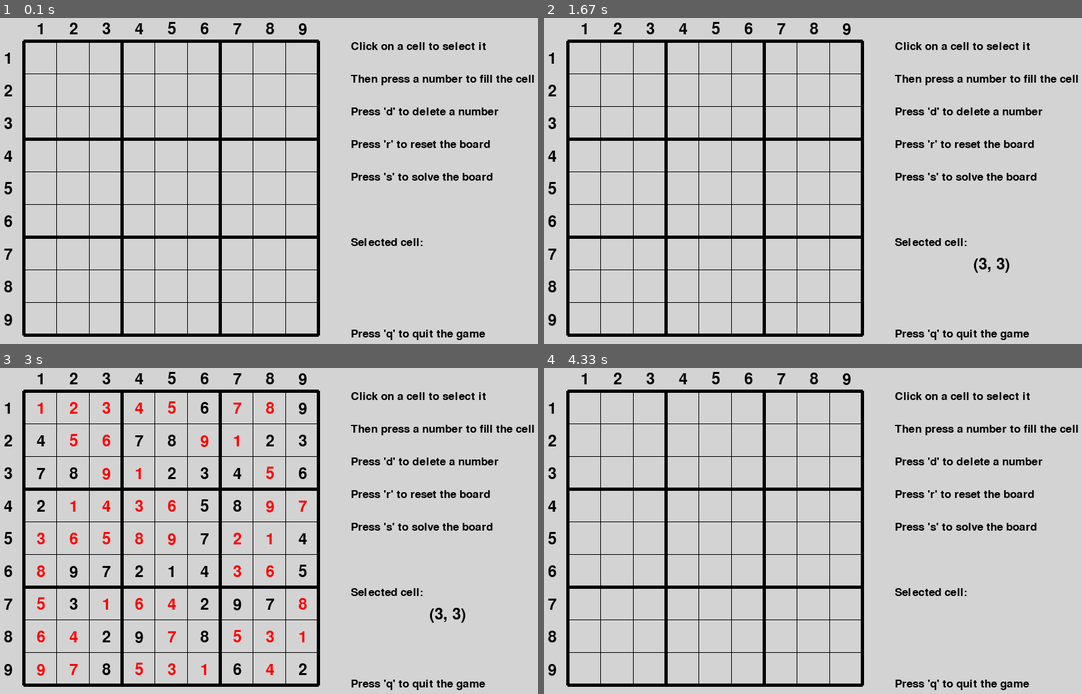
Above: before the commit, frames 1-4 (two rows, left to right).
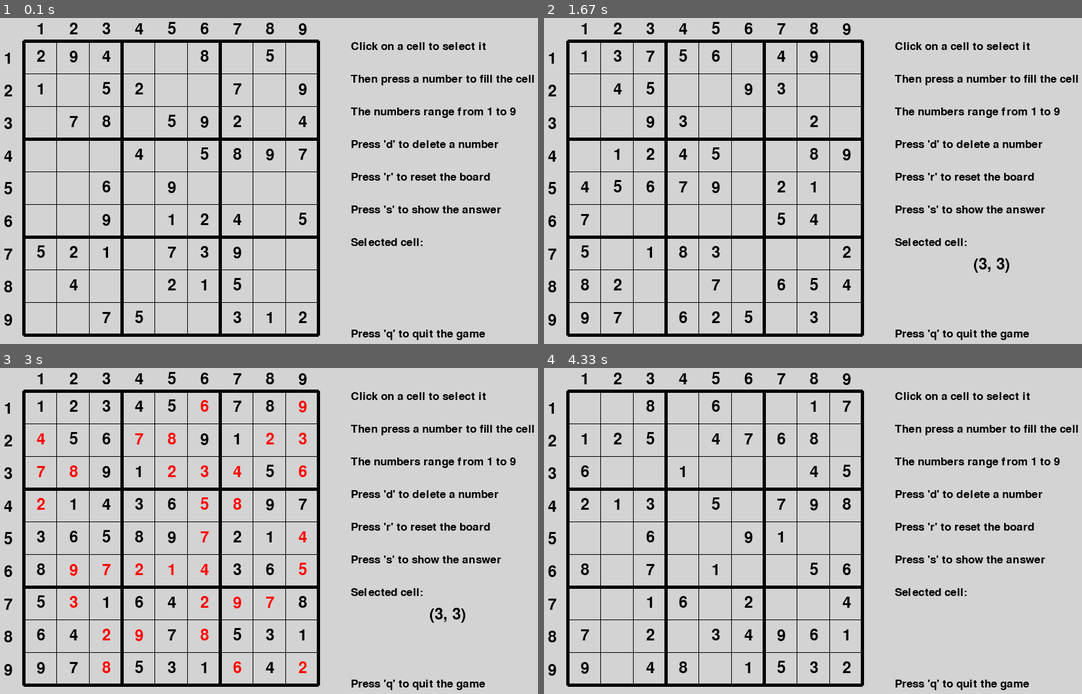
Above: after the commit, the same moments.

Repository: Juhasen/PyGame-Sudoku
Game: pygame game, started from game.py
Two runs of this game, one before a commit and one after it. Both use one fixed random seed, a clock stepped at 60 frames per second and the inputs below.
Inputs (mouse positions are in pixels of both pictures, inside the frame that each line leads up to):
- Up to frame 1 (0.1 s): no input
- Up to frame 2 (1.67 s): tap S at 0.33 s; hold R 0.67-1.13 s; click (640, 132) at 1.22 s
- Up to frame 3 (3 s): tap S at 2.5 s
- Up to frame 4 (4.33 s): hold R 3.83-4.3 s

The runs differ from the first frame. In frame 1, 2.7% of the frame differs, in the area x 6-96%, y 9-94%; in frame 2, 2.8%; in frame 3, 5.1%, in the area x 6-96%, y 9-95%; in frame 4, 2.8%.

Commit message:
TODO: RED AND GREEN

Diff:
--- a/game.py
+++ b/game.py
@@ -1,7 +1,7 @@
 import pygame
 import sys
 
-from render import render_board, render_numbers, generate_numbers, render_description, clear_screen
+from render import draw_board, draw_numbers, generate_numbers, draw_description, clear_screen
 from mouse_action import handle_click
 from validate import solve_sudoku
 
@@ -20,33 +20,38 @@
     running = True
 
     pygame.display.set_caption("Sudoku")
-    img = pygame.image.load("icon.png")
+    img = pygame.image.load('icon.png')
     pygame.display.set_icon(img)
 
     screen.fill((211, 211, 211))
-
-    board = [[0 for i in range(9)] for j in range(9)]
     generated_cells = []
-    render_board(screen)
-    generate_numbers(board, generated_cells)
-    render_description(screen)
+    draw_board(screen)
+    board = generate_numbers(generated_cells)
+    draw_description(screen)
     pos = []
     row, col = 0, 0
 
     while running:
         for event in pygame.event.get():
-            if event.type == pygame.KEYDOWN and event.key == pygame.K_r:
-                board = [[0 for i in range(9)] for j in range(9)]
-                clear_screen(screen)
-                generate_numbers(board, generated_cells)
-                break
+            if event.type == pygame.KEYDOWN:
+                if event.key == pygame.K_r:
+                    clear_screen(screen)
+                    board = generate_numbers(generated_cells)
+                    break
+                elif event.key == pygame.K_s:
+                    for i in range(9):
+                        for j in range(9):
+                            if (i, j) not in generated_cells:
+                                board[i][j] = 0
+                    solve_sudoku(board)
+                    break
             if event.type == pygame.MOUSEBUTTONDOWN:
                 pos = handle_click(screen, board)
                 if pos:
                     row, col = pos
             if event.type == pygame.QUIT or (event.type == pygame.KEYDOWN and event.key == pygame.K_q):
                 running = False
-            elif event.type == pygame.KEYDOWN and pos and pos not in generated_cells:
+            elif event.type == pygame.KEYDOWN and pos and pos in generated_cells:
                 if event.key == pygame.K_1:
                     board[row][col] = 1
                 elif event.key == pygame.K_2:
@@ -67,11 +72,8 @@
                     board[row][col] = 9
                 elif event.key == pygame.K_d:
                     board[row][col] = 0
-                elif event.key == pygame.K_s:
-                    solve_sudoku(board)
 
-        render_numbers(screen, board, generated_cells)
-
+        draw_numbers(screen, board, generated_cells)
         pygame.display.update()
         clock.tick(60)
 
--- a/render.py
+++ b/render.py
@@ -3,7 +3,7 @@
 import random
 
 
-def render_board(screen):
+def draw_board(screen):
     # Draw the grid lines
     for i in range(10):
         if i % 3 == 0:
@@ -21,30 +21,32 @@
         screen.blit(text, (20, 65 + i * 50))
 
 
-def render_numbers(screen, board, generated_cells):
-    # clear cells
+def draw_numbers(screen, board, ungenerated_cells):
     for i in range(9):
         for j in range(9):
             pygame.draw.rect(screen, (211, 211, 211), (55 + j * 50, 55 + i * 50, 40, 40))
     font = pygame.font.Font(None, 36)
-    for i in range(9):
-        for j in range(9):
+
+    black = (0, 0, 0)
+    red = (255, 0, 0)
+    green = (50, 205, 50)
+
+    for i in range(0, 9):
+        for j in range(0, 9):
             correct = validate_number(board, i, j, board[i][j])
-            if board[i][j] != 0 and (i, j) not in generated_cells and not correct:
-                print("Invalid number at", i, j, board[i][j])
-                text = font.render(str(board[i][j]), True, (255, 0, 0))
-                screen.blit(text, (70 + j * 50, 65 + i * 50))
-            elif board[i][j] != 0 and (i, j) not in generated_cells and correct:
-                print("Valid number at", i, j, board[i][j])
-                text = font.render(str(board[i][j]), True, (50, 205, 50))
-                screen.blit(text, (70 + j * 50, 65 + i * 50))
-            elif board[i][j] != 0 and (i, j) in generated_cells:
-                text = font.render(str(board[i][j]), True, (0, 0, 0))
-                screen.blit(text, (70 + j * 50, 65 + i * 50))
+            if (i, j) not in ungenerated_cells:  # if the cell is generated, draw black number
+                text = font.render(str(board[i][j]), True, black)
+                screen.blit(text, (70 + j * 50, 62 + i * 50))
+            elif board[i][j] != 0 and correct:
+                text = font.render(str(board[i][j]), True, green)
+                screen.blit(text, (70 + j * 50, 62 + i * 50))
+            elif board[i][j] != 0 and not correct:
+                text = font.render(str(board[i][j]), True, red)
+                screen.blit(text, (70 + j * 50, 62 + i * 50))
 
 
-def generate_numbers(board, generated_cells):
-    generated_cells.clear()
+def generate_numbers(ungenerated_cells):
+    ungenerated_cells.clear()
     board = [[0 for i in range(9)] for j in range(9)]
     board[0] = random.sample(range(1, 10), 9)
     solve_sudoku(board)
@@ -54,29 +56,32 @@
 
     for i, j in set(all_cells) - set(cells_to_keep):
         board[i][j] = 0
-        generated_cells.append((i, j))
+        ungenerated_cells.append((i, j))
 
     return board
 
-def render_description(screen):
+
+def draw_description(screen):
     font = pygame.font.Font(None, 25)
     click = font.render("Click on a cell to select it", True, (0, 0, 0))
     press = font.render("Then press a number to fill the cell", True, (0, 0, 0))
+    range1_9 = font.render("The numbers range from 1 to 9", True, (0, 0, 0))
     delete = font.render("Press 'd' to delete a number", True, (0, 0, 0))
     reset = font.render("Press 'r' to reset the board", True, (0, 0, 0))
-    solve = font.render("Press 's' to solve the board", True, (0, 0, 0))
+    solve = font.render("Press 's' to show the answer", True, (0, 0, 0))
     cell = font.render("Selected cell:", True, (0, 0, 0))
     quit_app = font.render("Press 'q' to quit the game", True, (0, 0, 0))
     screen.blit(click, (550, 50))
     screen.blit(press, (550, 100))
-    screen.blit(delete, (550, 150))
-    screen.blit(reset, (550, 200))
-    screen.blit(solve, (550, 250))
+    screen.blit(range1_9, (550, 150))
+    screen.blit(delete, (550, 200))
+    screen.blit(reset, (550, 250))
+    screen.blit(solve, (550, 300))
     screen.blit(cell, (550, 350))
     screen.blit(quit_app, (550, 490))
 
 
 def clear_screen(screen):
     screen.fill((211, 211, 211))
-    render_board(screen)
-    render_description(screen)
+    draw_board(screen)
+    draw_description(screen)
